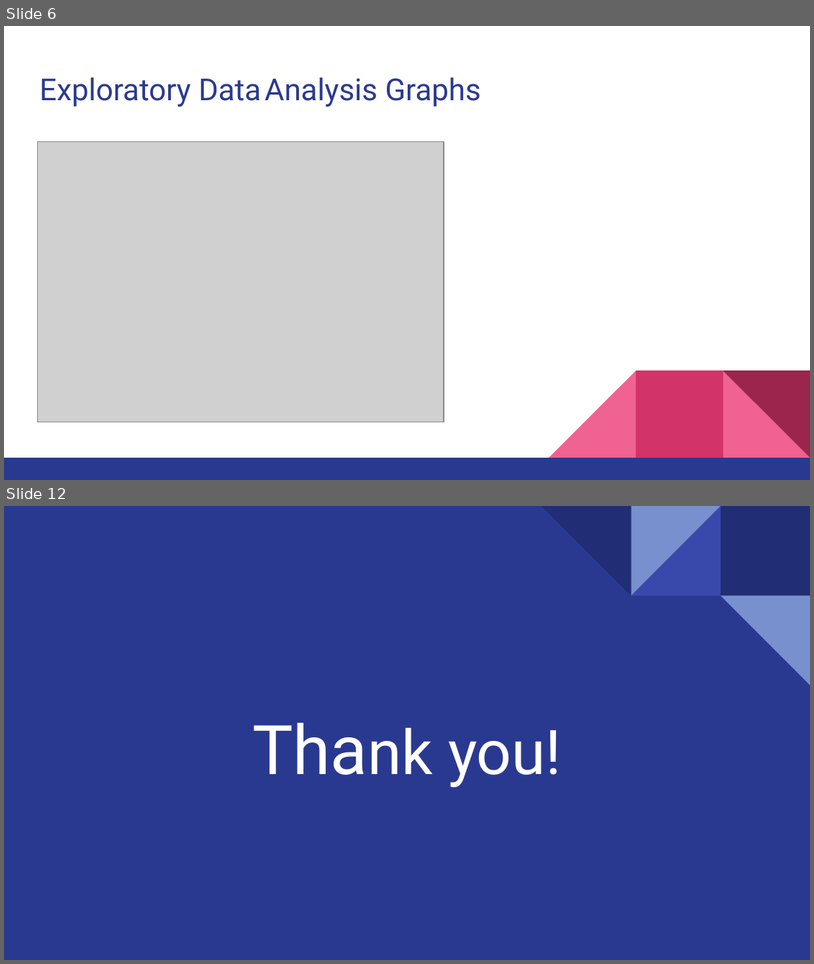
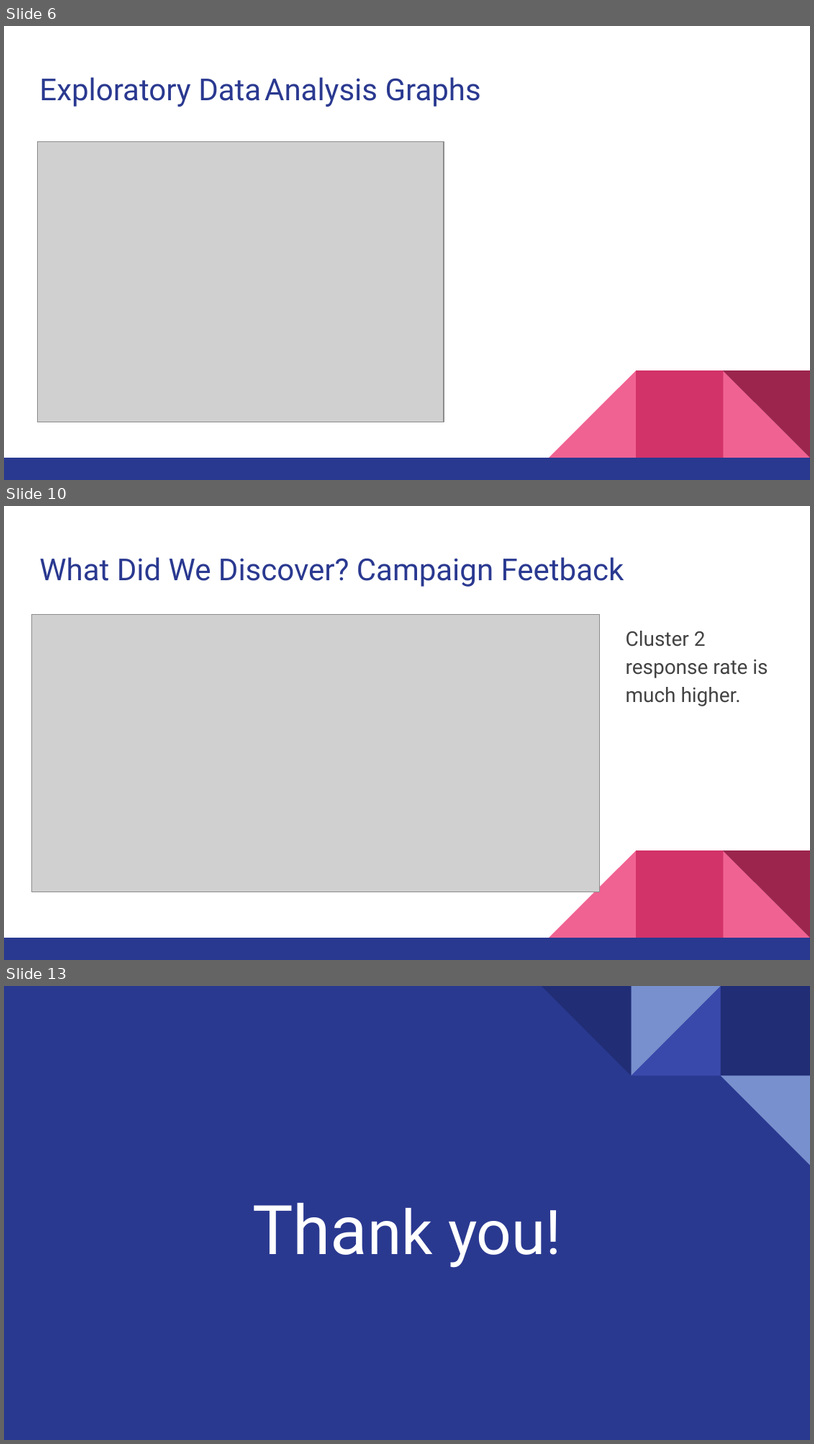
Before and after one commit to mariakopsacheili/Machine-Learning-Second-Project-Clustering, a slide deck: 5 .Presentation/Presentation.pptx. Shown one above the other, each under a label of ours: slides 6 and 12 before the commit, slides 6, 10 and 13 after it; the slides between them are not shown. The pictures are 814x964 and 814x1444 pixels, drawn with LibreOffice and Linux fonts; fonts in the diff are those of the drawing; grey boxes stand for pictures. Boxes give left, top, right and bottom in pixels: in the first picture for what was removed or moved away, otherwise in the second. Text is boxed around its words. In the diff, an @@ line names an element or a change of style, - is before the commit and + after.

```diff
--- a/5 .Presentation/Presentation.pptx
+++ b/5 .Presentation/Presentation.pptx
@@ slide 10 added at <box>4,506,810,960</box>, background #FFFFFF; not listed: 5 template elements that a slide beside it also shows @@
@@ title added at <box>39,557,625,587</box>, 27 pt, text #2A3990 @@
+What Did We Discover? Campaign Feetback
@@ picture added at <box>31,615,600,891</box> @@
@@ text added at <box>626,631,768,706</box>, 18 pt, text #434343 @@
+Cluster 2 response rate is much higher.
@@ what was slide 12 is now slide 13 @@
```
Also in this commit, not shown: 9 slides changed, 3 other files.
